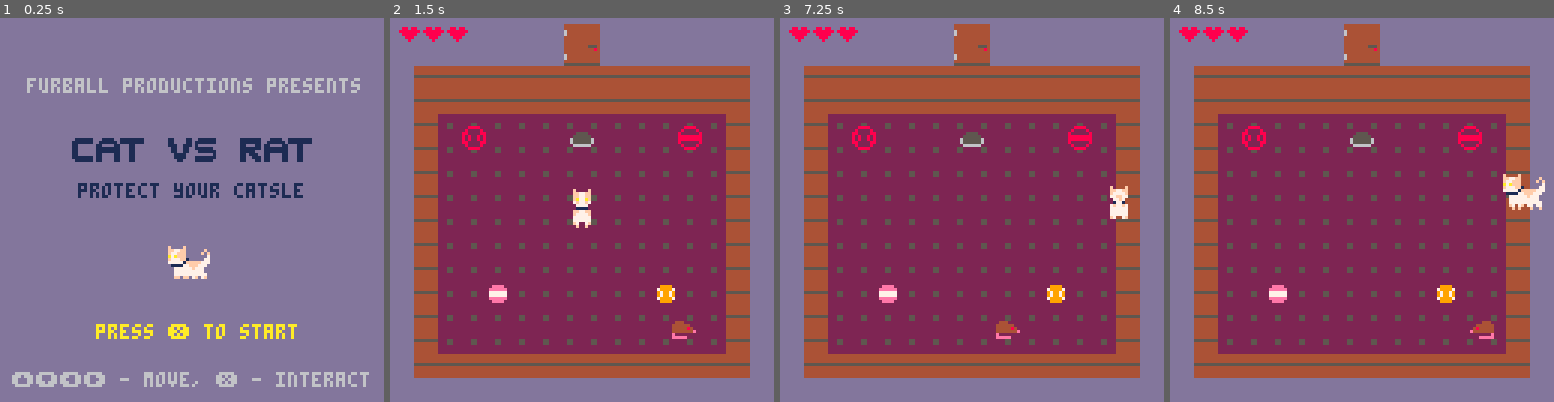
Above: before the commit, frames 1-4 (left to right).
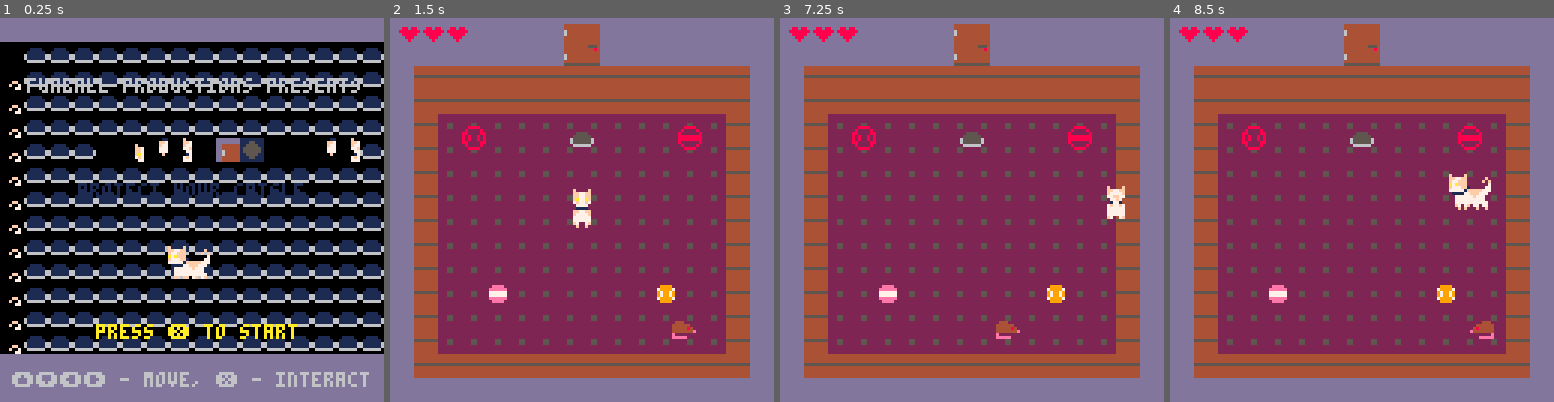
Above: after the commit, the same moments.

Repository: Mpgrime/GameDesign
Game: PICO-8 cartridge catgame.p8
Same seed, same stepped clock (60 frames per second), same inputs: the game is played once before the commit and once after it.
Inputs:
- Up to frame 1 (0.25 s): no input
- Up to frame 2 (1.5 s): tap X (X key) at 0.33, 1.07 s
- Up to frame 3 (7.25 s): hold Right 1.6-2.1 s; tap X (X key) every 1.12 s from 1.85 to 6.32 s; hold Up 2.15-2.42 s; hold Right 2.47-3.03 s; hold Left 3.08-3.58 s; hold Down 3.63-3.97 s; hold Right 4.02-4.68 s; hold Up 4.73-5.03 s; hold Left 5.08-5.68 s; hold Down 5.73-6.03 s; hold Right 6.08-6.58 s; hold Right 6.63-7.13 s; hold Up from 7.18 s (still down)
- Up to frame 4 (8.5 s): tap X (X key) at 7.43 s; release Up at 7.45 s; hold Right 7.5-8.07 s; hold Left from 8.12 s (still down)

The runs differ from the first frame. In frame 1, 77% of the frame differs, in the area x 0-100%, y 6-88%; in frame 2, nothing differs; in frame 3, 0.3%; in frame 4, 1.2%.

Commit message:
Fixed map

Diff:
--- a/catgame.p8
+++ b/catgame.p8
@@ -47,7 +47,7 @@
 	cat = {
 		x=56, y=56, w=14, h=14, --position(x,y), width, height
 		size=2, flipped=false, --sprite size, flipping the sprite
-		collision=false
+		collision=true
 	}
 
 	--enemy rat class/table
@@ -758,19 +758,19 @@
 000000000000000000000000000000000000000000000000000000000000000000000000000000000000000000000000000000000088880000bbbb0000000000
 0000000000000000000000000000000000000f0000f00000ffffffff000000000000000000000000000006666666666000000000000066666666666000000000
 00000f0000f00000000000000000000000000ff77ff0000088888888000000000000000000000000000006666666666000999900000666666666666000000000
-00000ff77ff0000000000f0000f0000000000f7777f0000088888888000000004444444444444440000006666666666007999970006666666666606000000000
-00000f7777f0000000000ff77ff000000000077ff770000088888888000000004444444444444440000006666666666009799790066666666666006000000000
-0000077ff770000000000f7777f0000000000077f700000008888880000000004444444444444440000006666666666009799790060060000006000000000000
-00000077f7000000000007777770000000000017710000000888888000000ccc4444444544444440000006666666666007999970060000000006000000000000
-00000017710000000000007ff7000000000007f77f7000000088880000cccccc4444444444444440000006666666666000999900060000000006000000000000
-00000ff77ff0000000000017f1000000000007777770000000888800cccccccc4444444444444440000000000000000000000000060000000006000000000000
-00000f7777f0000000000ff77ff00000000007777770000078880000000000004555555555555540000066666666666000000000000000000000000000044400
-000007777770000000000f7777f00000000007777770000078888800000000004444444444444440000666666666666000eeee00000044400088088000e48440
-0000077777700000000007777770000000000f7007f000007888888800000000444444444444444000666666666660600eeeeee0004444440888888800044444
-00000770077000000000077777700000000000000000000078888888000000004444444544444440066666666666006007777770048444440088888006664444
-00000f0000f0000000000f0000f00000000000000000000078888888000000004444444444444440060060000006006007777770e44444440008880000004444
-0000000000000000000000000000000000000000000000007888888800000000444444444444444006000000000600000eeeeee00000000e0000800000000444
-00000000000000000000000000000000000000000000000078888800000000004444444444444440060000000006000000eeee00000eeeee000000000000000e
+00000ff77ff0000000000f0000f0000000000f7777f0000088888888000000000000000000000000000006666666666007999970006666666666606000000000
+00000f7777f0000000000ff77ff000000000077ff770000088888888000000000000000000000000000006666666666009799790066666666666006000000000
+0000077ff770000000000f7777f0000000000077f700000008888880000000000000000000000000000006666666666009799790060060000006000000000000
+00000077f7000000000007777770000000000017710000000888888000000ccc0000000000000000000006666666666007999970060000000006000000000000
+00000017710000000000007ff7000000000007f77f7000000088880000cccccc0000000000000000000006666666666000999900060000000006000000000000
+00000ff77ff0000000000017f1000000000007777770000000888800cccccccc0000000000000000000000000000000000000000060000000006000000000000
+00000f7777f0000000000ff77ff00000000007777770000078880000000000000000000000000000000066666666666000000000000000000000000000044400
+000007777770000000000f7777f00000000007777770000078888800000000000000000000000000000666666666666000eeee00000044400088088000e48440
+0000077777700000000007777770000000000f7007f000007888888800000000000000000000000000666666666660600eeeeee0004444440888888800044444
+00000770077000000000077777700000000000000000000078888888000000000000000000000000066666666666006007777770048444440088888006664444
+00000f0000f0000000000f0000f00000000000000000000078888888000000000000000000000000060060000006006007777770e44444440008880000004444
+0000000000000000000000000000000000000000000000007888888800000000000000000000000006000000000600000eeeeee00000000e0000800000000444
+00000000000000000000000000000000000000000000000078888800000000000000000000000000060000000006000000eeee00000eeeee000000000000000e
 0000000000000000000000000000000000000000000000007888000000000000000000000000000006000000000600000000000000000000000000000000eeee
 dd444444dd444444444444dd4444444444444444444444dd22222222dddddddd99944999dddddddddddddddddddddddddddddddddddddddddddddddd55555555
 dd444444dd444444444444dd4444444444444444444444dd22222222dddddddd99499499dddddddddddddddddddddddddddddddddddddddddddddddd50000075
@@ -956,23 +956,38 @@
 __map__
 4747474747474747474747474747474747474747474747474747474747474747474747474747474747474747474747474747474747474747474747474747474747696969696969696f6f6f6f69696969696969696969696f6f6f6969696969696969696969696969696969696960606069000000000000000000000000000000
 4747474747474747474747474747474747474f4f474747474747474747474f4f47474f4f474747474747474747474f4f47474f4f474747474747474747474f4f47696969696969696f6f6f6f69696969696969696969696f6f6f69696969696969696f6f6f6f6f6f6f6f6f6f6f60606069000000000000000000000000000000
-4747474747474747474747474747474747474d4e4d4e4d4e6d6e4d4e4d4e4d4e47474747474747474747474747474747474747474747474747474747474747474769696f6f6f6f6f6f6f6f6f6f6f6f6f6969697f7f7f7f7f7f7f7f7f7f7f696969696f7f6f6f6f6f6f6f6f6f6f60606069000000000000000000000000000000
-4747434343434343434343434343434347535d5e5d5e5d5e7d7e5d5e5d5e5d5e524743434343434343434343434343434747434343434343434343434343434345696f6f6f6f6f6f6f6f6f6f6f6f6f6f6969697f7f7f7f7f7f7f7f7f7f7f7f7f69697f7f6f6f6f6f6f6f6f6f6f60606069000000000000000000000000000000
-4747434343434343434343434343434347535454545454545454545454545454524743434343434343434343434343434747434343434343434343434343434345696f6f6f6f6f6f6f6f6f6f6f6f6f6f69697f7f7f7f7f7f7f7f7f7f7f7f7f7f69697f7f6f6f6f6f6f6f6f6f6f60606069000000000000000000000000000000
-4747434646464646464646464646464347535454545454545454545454545454524743434343434343434343434343434747434343434343434343434343434345696f6f6f6f6f6f6f6f6f6f6f6f6f6f69697f7f7f7f7f7f7f7f7f7f7f7f7f7f69696f6f6f6f6f6f6f6f6f6f6f60606069000000000000000000000000000000
-4747434646464646464646464646464347535454545454545454545454545454524743434343434343434343434343434747434343434343434343434348484845696f6f6f6f6f6f6f6f6f6f6f6f6f6f69697f7f7f7f7f7f7f7f7f7f7f7f7f7f69696f6f6f6f6f6f6f6f6f6f6060606069000000000000000000000000000000
-4747434646464646464646464646464347535454545454545454545454545454524743434343434343434343434343434747434343434343434343434348484845696f6f6f6f6f6f6f6f6f6f6f6f6f6f69697f7f7f7f7f7f7f7f7f7f7f7f7f7f69696f6f6f6f6f6f606060606060606069000000000000000000000000000000
-4747434646464646464646464646464347535454545454544343434343434343434343434343434343434343434343434343434343434343434343434348484845696f6f6f6f6f6f6f6f6f6f6f6f6f6f69697f7f7f7f7f7f7f7f7f7f7f7f7f7f69696f6f6f6f60606060606060606f6f69000000000000000000000000000000
-4747434646464646464646464646464347535454545454434343434343434343434343434343434343434343434343434343434343434343434343434348484845696f6f6f6f6f6f6f6f6f6f6f6f6f6f69697f7f7f7f7f7f7f7f7f7f7f7f7f7f69696f6f6f6f6060606f6f6f6f6f6f6f69000000000000000000000000000000
-4747434646464646464646464646464347535454545443434343434343434343434343434343434343434343434343434343434343434343434343434348484845696f6f6f6f6f6f6f6f6f6f6f6f6f6f69697f7f7f7f7f7f7f7f7f7f7f7f7f7f69696f6f6f6f60606f6f6f6f6f6f6f6f69000000000000000000000000000000
-4747434646464646464646464646464347535454544343434343434343434343454743434343434343434343434343434747434343434343434343434348484845696f6f6f6f6f6f6f6f6f6f6f6f6f6f69697f7f7f7f7f7f7f7f7f7f7f7f7f7f69696f6f6f6060606f6f6f6f6f6f6f6f69000000000000000000000000000000
-4747434646464646464646464646464347535454434343434343434343434343454743434343434343434343434343434747434343434343434343434343434345697f7f7f7f6f6f60606f6f6f7f7f7f69697f7f7f7f7f7f7f7f7f7f7f7f7f7f69696f6f6f6060606f6f6f6f6f6f6f6f69000000000000000000000000000000
-4747434646464646464646464646464347535443434343434343434343434343454743434343434343434343434343434747434343434343434343434343434345697f7f7f7f6f606060606f6f7f7f7f69697f7f7f7f7f7f7f7f7f7f7f7f7f7f69696060606060606f6f6f6f7f7f6f6f69000000000000000000000000000000
-4747434646464646464646464646464347534343434343434343434343434343454743434343434343434343434343434747434343434343434343434343434345697f7f7f7f6f606060606f6f7f7f7f696969696f6f6f6f6f6f6f6f6f6f6f6969696060606060606f6f6f6f7f7f6f6f69000000000000000000000000000000
-4747434343434343434343434343434347534343434343434343434343434343454743434343434343434343434343434747434343434343434343434343434345696f6f6f6f6f606060606f6f6f6f6f69696969696969696f6f6f696969696969696060606060606f6f6f6f6f6f6f6f69000000000000000000000000000000
+47474747474747474747474747474747474747474d4e4d4e6d6e4d4e4d4e474747474747474747474747474747474747474747474747474747474747474747474769696f6f6f6f6f6f6f6f6f6f6f6f6f6969697f7f7f7f7f7f7f7f7f7f7f696969696f7f6f6f6f6f6f6f6f6f6f60606069000000000000000000000000000000
+47474343434343434343434343434343474754545d5e5d5e7d7e5d5e5d5e5454474743434343434343434343434343434747434343434343434343434343434347696f6f6f6f6f6f6f6f6f6f6f6f6f6f6969697f7f7f7f7f7f7f7f7f7f7f7f7f69697f7f6f6f6f6f6f6f6f6f6f60606069000000000000000000000000000000
+4747434343434343434343434343434347475454545454545454545454545454474743434343434343434343434343434747434343434343434343434343434347696f6f6f6f6f6f6f6f6f6f6f6f6f6f69697f7f7f7f7f7f7f7f7f7f7f7f7f7f69697f7f6f6f6f6f6f6f6f6f6f60606069000000000000000000000000000000
+4747434646464646464646464646464347475454545454545454545454545454474743434343434343434343434343434747434343434343434343434343434347696f6f6f6f6f6f6f6f6f6f6f6f6f6f69697f7f7f7f7f7f7f7f7f7f7f7f7f7f69696f6f6f6f6f6f6f6f6f6f6f60606069000000000000000000000000000000
+4747434646464646464646464646464347475454545454545454545454545454474743434343434343434343434343434747434343434343434343434848484347696f6f6f6f6f6f6f6f6f6f6f6f6f6f69697f7f7f7f7f7f7f7f7f7f7f7f7f7f69696f6f6f6f6f6f6f6f6f6f6060606069000000000000000000000000000000
+4747434646464646464646464646464347475454545454545454545454545454474743434343434343434343434343434747434343434343434343434848484347696f6f6f6f6f6f6f6f6f6f6f6f6f6f69697f7f7f7f7f7f7f7f7f7f7f7f7f7f69696f6f6f6f6f6f606060606060606069000000000000000000000000000000
+4747434646464646464646464646464347475454545454544343434343434343434343434343434343434343434343434343434343434343434343434848484347696f6f6f6f6f6f6f6f6f6f6f6f6f6f69697f7f7f7f7f7f7f7f7f7f7f7f7f7f69696f6f6f6f60606060606060606f6f69000000000000000000000000000000
+4747434646464646464646464646464347475454545454434343434343434343434343434343434343434343434343434343434343434343434343434848484347696f6f6f6f6f6f6f6f6f6f6f6f6f6f69697f7f7f7f7f7f7f7f7f7f7f7f7f7f69696f6f6f6f6060606f6f6f6f6f6f6f69000000000000000000000000000000
+4747434646464646464646464646464347475454545443434343434343434343434343434343434343434343434343434343434343434343434343434848484347696f6f6f6f6f6f6f6f6f6f6f6f6f6f69697f7f7f7f7f7f7f7f7f7f7f7f7f7f69696f6f6f6f60606f6f6f6f6f6f6f6f69000000000000000000000000000000
+4747434646464646464646464646464347475454544343434343434343434343474743434343434343434343434343434747434343434343434343434848484347696f6f6f6f6f6f6f6f6f6f6f6f6f6f69697f7f7f7f7f7f7f7f7f7f7f7f7f7f69696f6f6f6060606f6f6f6f6f6f6f6f69000000000000000000000000000000
+4747434646464646464646464646464347475454434343434343434343434343474743434343434343434343434343434747434343434343434343434343434347697f7f7f7f6f6f60606f6f6f7f7f7f69697f7f7f7f7f7f7f7f7f7f7f7f7f7f69696f6f6f6060606f6f6f6f6f6f6f6f69000000000000000000000000000000
+4747434646464646464646464646464347475443434343434343434343434343474743434343434343434343434343434747434343434343434343434343434347697f7f7f7f6f606060606f6f7f7f7f69697f7f7f7f7f7f7f7f7f7f7f7f7f7f69696060606060606f6f6f6f7f7f6f6f69000000000000000000000000000000
+4747434646464646464646464646464347474343434343434343434343434343474743434343434343434343434343434747434343434343434343434343434347697f7f7f7f6f606060606f6f7f7f7f696969696f6f6f6f6f6f6f6f6f6f6f6969696060606060606f6f6f6f7f7f6f6f69000000000000000000000000000000
+4747434343434343434343434343434347474343434343434343434343434343474743434343434343434343434343434747434343434343434343434343434347696f6f6f6f6f606060606f6f6f6f6f69696969696969696f6f6f696969696969696060606060606f6f6f6f6f6f6f6f69000000000000000000000000000000
 47474747474747474747474747474747474747474747474343434347474747474747474747474743434343474747474747474747474747434343434747474747476a69696969696060606069696969696a696969696969696f6f6f69696969696969606060606060696969696969696969000000000000000000000000000000
 4747474747474747474747474747474747474747474747434343434747474747474747474747474343434347474747474747474747474743434343474747474747616261626162616261626162616261624f4f4f4f4f4f4f4f4f4f4f4f4f4f4f4f5f5f5f5f5f5f5f5f5f5f5f5f5f5f5f5f000000000000000000000000000000
 4747474747474747474747474747474747474747474747434343434747474747474747474747474343434347474747474747474747474743434343474747474747616261626162616261626162616261624f4f4f4f4f4f4f4f4f4f4f4f4f4f4f4f5f5f5f5f5f5f5f5f5f5f5f5f5f5f5f5f000000000000000000000000000000
+<<<<<<< HEAD
+4747474747474747474747474747474747474343434343434343434343434343474743434343434343434343434343434747434343434343434343434343434347616261626162616261626162616261626364646464646464646464646464646863646464646464646464646464646468000000000000000000000000000000
+4747474747474747474747474747474747474343434343434343434343434343474743434343434343434343434343434747434343434343434343434343434347616261626162616261626162616261626364646464646464646464646464646863646464646464646464646464646468000000000000000000000000000000
+4747474747474747474747474747474747474343434343434343434343434343474743464646464646464646464646434747434343434343434343434343434347616261626162616261626162616261626364646464646464646464646464646863646464646464646464646464646468000000000000000000000000000000
+4747474747474747474747474747474747474343434343434343434343434343474743464646464646464646464646434747435555555555555555555555554347616161616161616161616161616161616364646464646464646464646464646863646464646464646464646464646468000000000000000000000000000000
+4747474790919247949547939192474747474343434358585858585843434343474743464646464646464646464646434747435556565656565656565656554347616161616161616161616161616161616364646464646464646464646464646863646464646464646464646464646468000000000000000000000000000000
+4747474747474747474747474747474747474343435857575757575758434343474743464646464646464646464646434747435556565656565656565656554347616161616161616161616161616161616364646464646464646464646464646863646464646464646464646464646468000000000000000000000000000000
+4747474747474747474747474747474747474343585757575757575757584343474743464646464646464646464646434747435556565656565656565656554347616161616161616161616161616161616364646464646464646464646464646863646464646464646464646464646468000000000000000000000000000000
+4747474747474747474747474747474747474343585757575757575757584343474743464646464646464646464646434747435556565656565656565656554347616161616161616161616161616161616364646464646464646464646464646863646464646464646464646464646468000000000000000000000000000000
+4747474747474747474747474747474747474343585757575757575757584343474743464646464646464646464646434747435556565656565656565656554347616161616161616161616161616161616364646464646464646464646464646863646464646464646464646464646468000000000000000000000000000000
+4747474747474747474747474747474747474343435857575757575758434343474743464646464646464646464646434747435556565656565656565656554347616261626162616261626162616261626364646464646464646464646464646863646464646464646464646464646468000000000050000000000000000000
+4747474747474747474747474747474747474343434358585858585843434343474743464646464646464646464646434747435555555555555555555555554347616261626162616261626162616261626364646464646464646464646464646863646464646464646464646464646468000000000050000000000000000000
+4747474747474747474747474747474747474343434343434343434343434343474743464646464646464646464646434747434343434343434343434343434347616261626162616261626162616261626364646464646464646464646464646863646464646464646464646464646468000000000050000000000000000000
+4747474747474747474747474747474747474343434343434343434343434343474743434343434343434343434343434747434343434343434343434343434347616261626162616261626162616261626364646464646464646464646464646863646464646464646464646464646468000000000050000000000000000000
+=======
 4747474747474747474747474747474747474343434343434343434343434343474743434343434343434343434343434747434343434343434343434343434345616261626162616261626162616261626364646464646464646464646464646863646464646464646464646464646468000000000000000000000000000000
 4747474747474747474747474747474747474343434343434343434343434343474743434343434343434343434343434747434343434343434343434343434345616261626162616261626162616261626364646464646464646464646464646863646464646464646464646464646468000000000000000000000000000000
 4747474747474747474747474747474747474343434343434343434343434343474743464646464646464646464646434747434343434343434343434343434345616261626162616261626162616261626364646464646464646464646464646863646464646464646464646464646468000000000000000000000000000000
Not shown, changed: the music (__music__) section of catgame.p8
